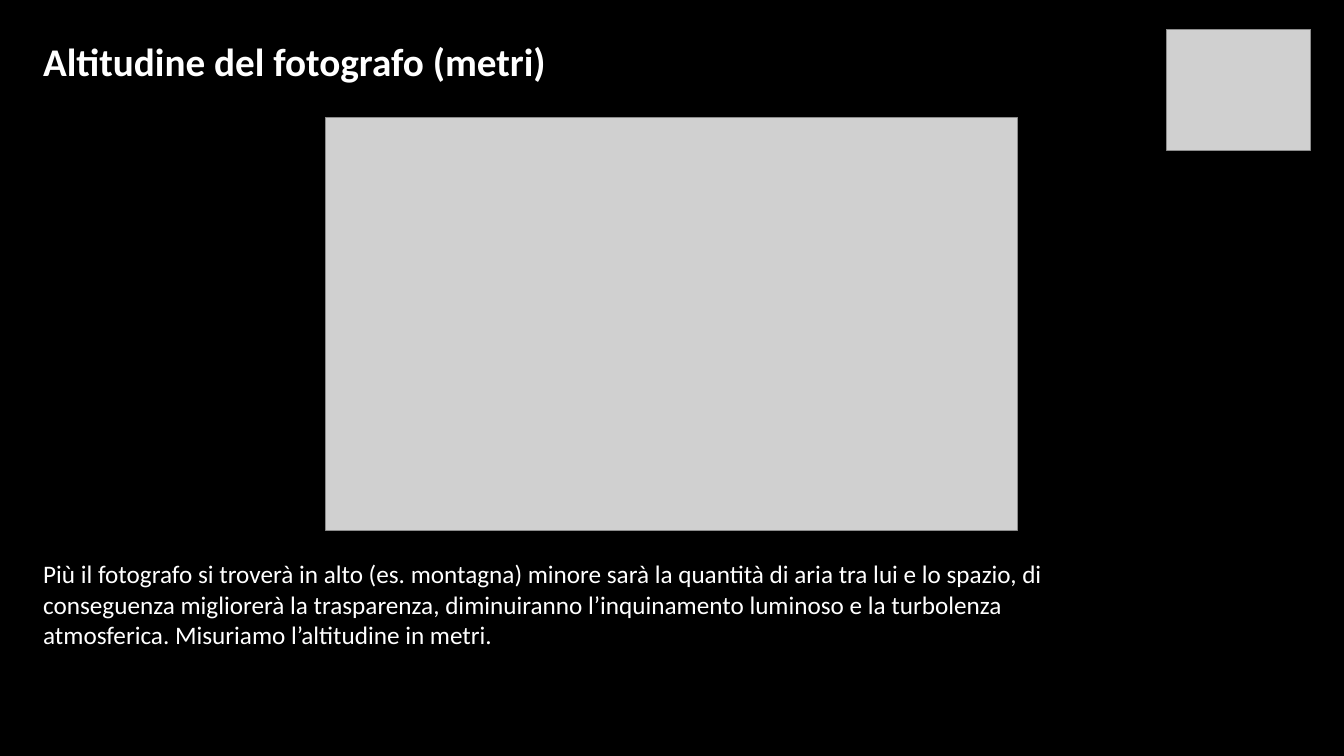
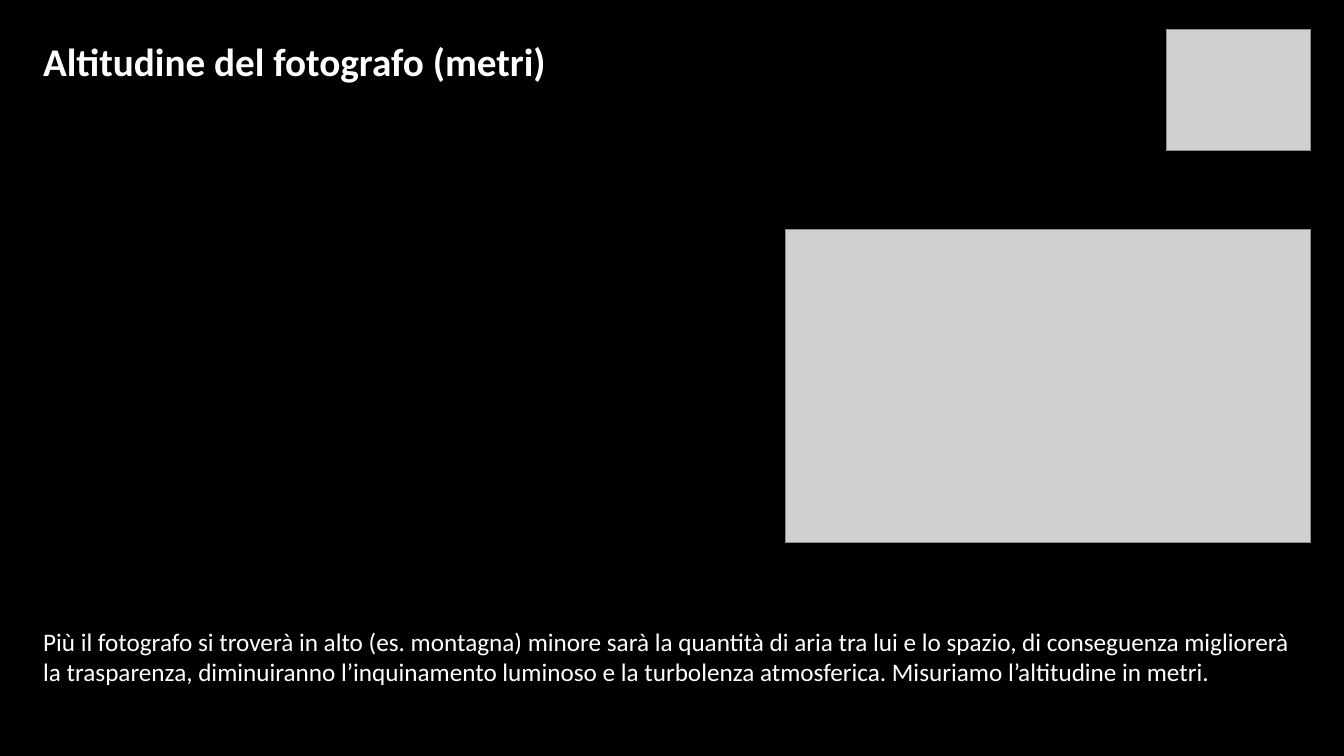
Before and after one commit to Ignazio-Emanuele-Picciche/AstrofotografiaModellistica, a slide deck: slide 9 of AstrofotografiaProgetto.pptx. Drawn at 1344x756 pixels with LibreOffice and Linux fonts; fonts in the diff are those of the drawing; grey boxes stand for pictures; background and template pictures are left out. Boxes give left, top, right and bottom in pixels: in the first picture for what was removed or moved away, otherwise in the second. Text is boxed around its words. In the diff, an @@ line names an element or a change of style, - is before the commit and + after.

```diff
--- a/AstrofotografiaProgetto.pptx
+++ b/AstrofotografiaProgetto.pptx
@@ picture: place and size @@
-picture at (326,118,1018,530)
+picture at (786,229,1312,541)
@@ text "Più il fotografo si troverà ..." rewrapped from (43,564,1041,645) to (43,632,1288,685) @@
```
Also in this commit, not shown: 4 other slides changed, 5 slides added.
